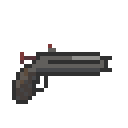
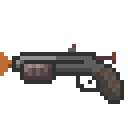
Comparing the layer stacks of the two 128×128 images. Changes:
hid group "Grupo 2 copia 2" (4 layers) over bbox(12, 44, 120, 104)
painted on "Capa 10" (5th of 22, in "Mesa de trabajo 1" › "Grupo 3" › "Grupo 2 copia 2") over bbox(12, 44, 112, 104)
added group "Grupo 2 copia 20" with 3 layers in group "Grupo 3" over bbox(0, 44, 124, 104)
added layer "Capa 12" (4th of 4, in "Mesa de trabajo 1" › "Grupo 3" › "Grupo 2 copia 20") in group "Grupo 2 copia 20" over bbox(0, 52, 12, 76)
added layer "Capa 11" (22nd of 22, in "Mesa de trabajo 1" › "Grupo 3" › "Grupo 2 copia 20") in group "Grupo 2 copia 20" over bbox(20, 60, 56, 84)
added layer "Capa 10" (22nd of 22, in "Mesa de trabajo 1" › "Grupo 3" › "Grupo 2 copia 20") in group "Grupo 2 copia 20" over bbox(12, 44, 124, 104)
